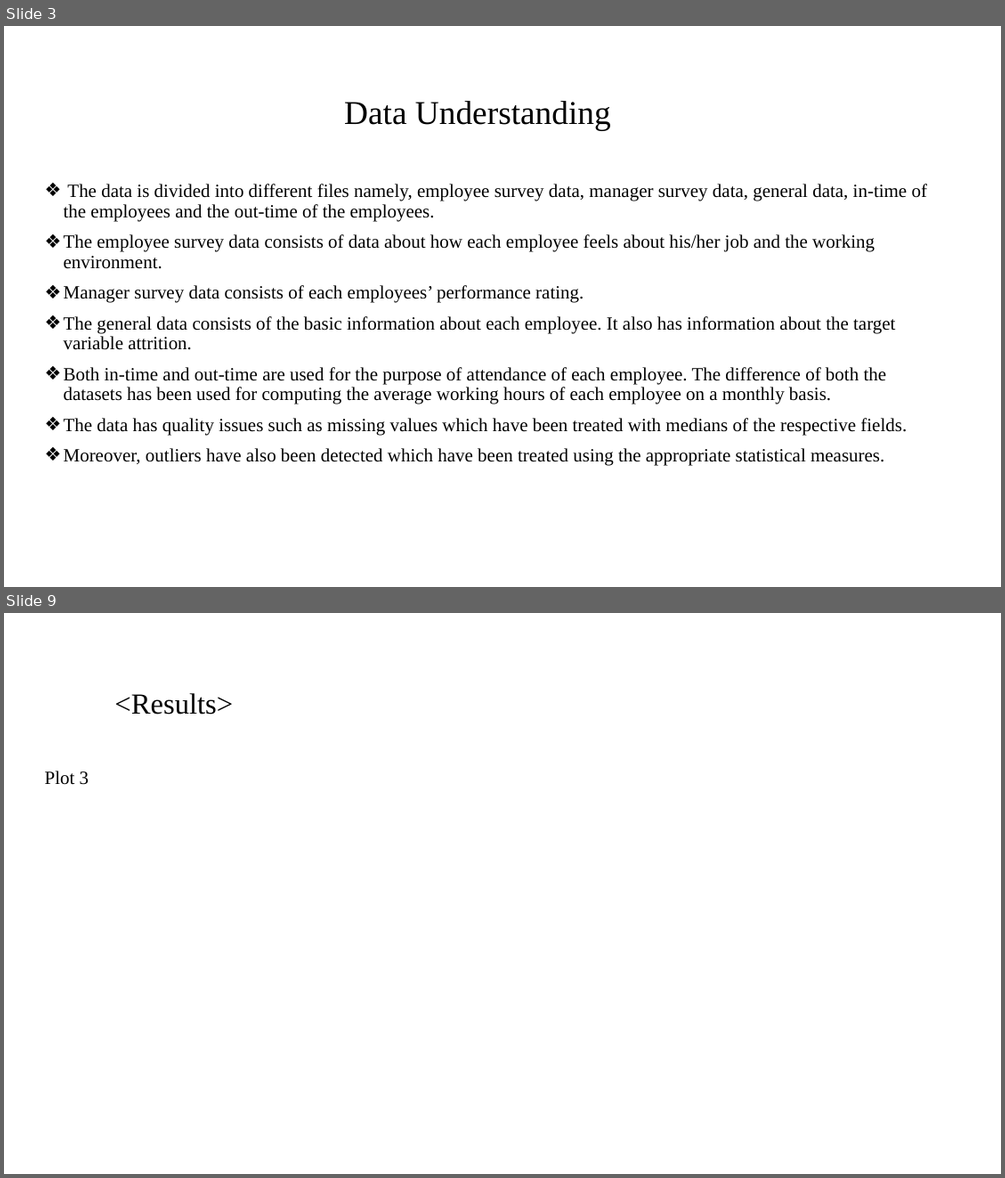
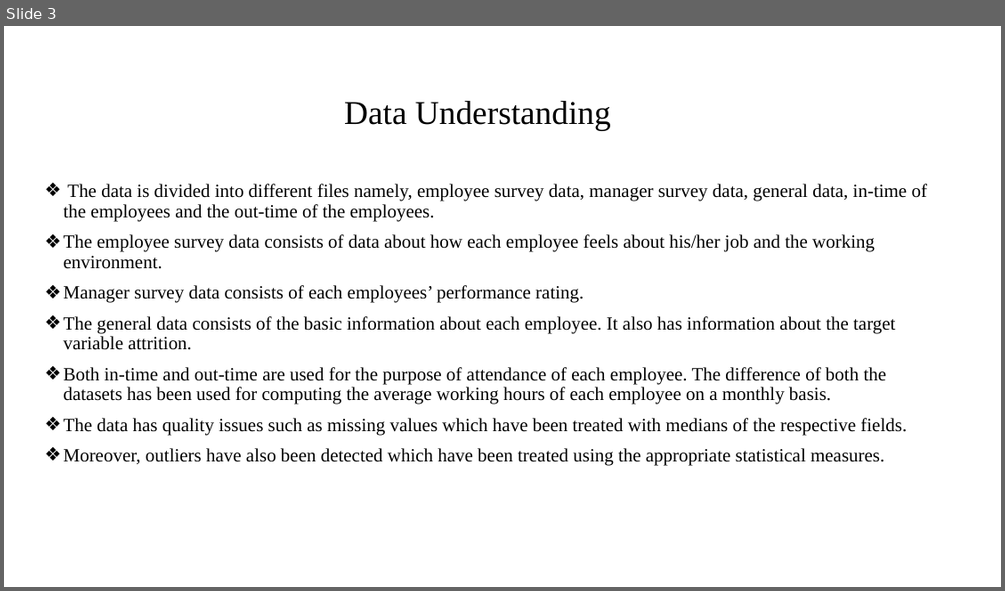
Before and after one commit to gaurav007x/HR-Analytics, a slide deck: HR Analytics Presentation.pptx. Shown one above the other, each under a label of ours: slides 3 and 9 before the commit, slide 3 after it; the slides between them are not shown. The pictures are 1005x1178 and 1005x591 pixels, drawn with LibreOffice and Linux fonts; fonts in the diff are those of the drawing; background and template pictures are left out. Boxes give left, top, right and bottom in pixels: in the first picture for what was removed or moved away, otherwise in the second. Text is boxed around its words. In the diff, an @@ line names an element or a change of style, - is before the commit and + after.

```diff
--- a/HR Analytics Presentation.pptx
+++ b/HR Analytics Presentation.pptx
@@ slide 9 removed at [4, 613, 1001, 1174], background #FFFFFF @@
@@ title removed at [114, 693, 233, 714] @@
-<Results>
@@ text removed at [45, 771, 89, 785] @@
-Plot 3
```
Also in this commit, not shown: 4 slides changed, 4 slides added, 3 other slides removed, 1 other file.
